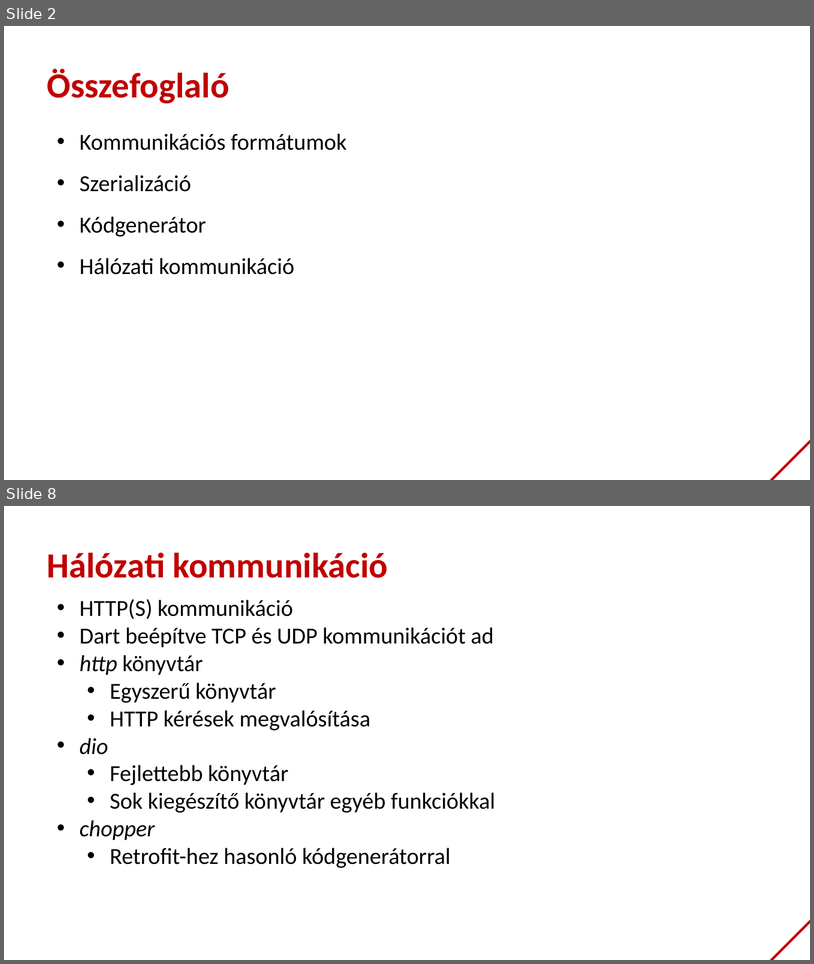
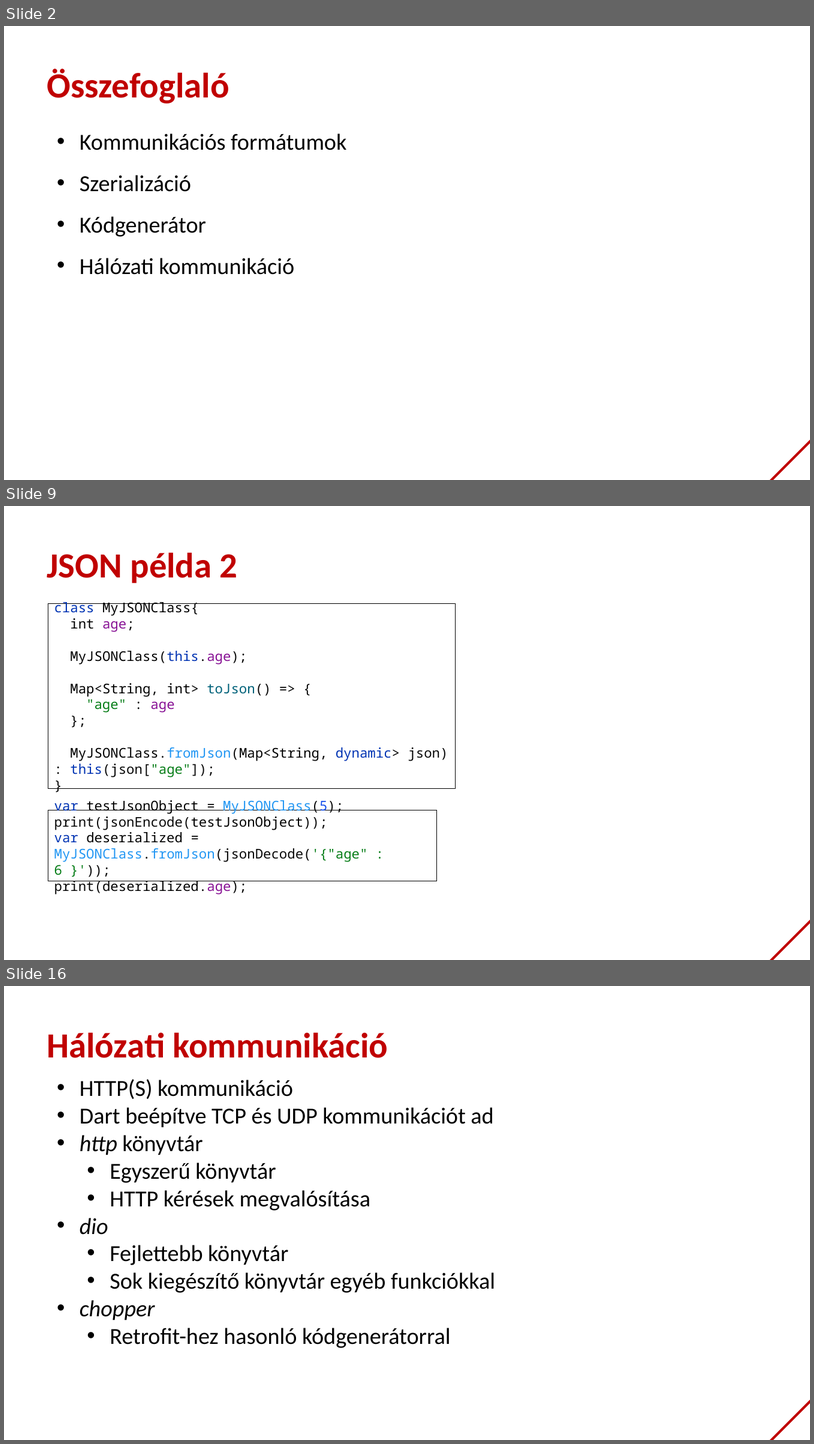
Before and after one commit to bmeaut/VIAUAV45, a slide deck: extras/lecture_08_2021.pptx. Shown one above the other, each under a label of ours: slides 2 and 8 before the commit, slides 2, 9 and 16 after it; the slides between them are not shown. The pictures are 814x964 and 814x1444 pixels, drawn with LibreOffice and Linux fonts; fonts in the diff are those of the drawing; background and template pictures are left out. Boxes give left, top, right and bottom in pixels: in the first picture for what was removed or moved away, otherwise in the second. Text is boxed around its words. In the diff, an @@ line names an element or a change of style, - is before the commit and + after.

```diff
--- a/extras/lecture_08_2021.pptx
+++ b/extras/lecture_08_2021.pptx
@@ slide 9 added at <box>4,506,810,960</box>, background #FFFFFF; not listed: 1 template element that a slide beside it also shows @@
@@ text added at <box>47,552,238,583</box>, 42 pt, text #C00000, bold @@
+JSON példa 2
@@ rectangle added at <box>48,603,456,789</box>, fill #FFFFFF, outline #000000 0.75 pt, 16 pt, text #000000 @@
+class MyJSONClass{
+int age;
+MyJSONClass(this.age);
+Map<String, int> toJson() => {
+"age" : age
+};
+MyJSONClass.fromJson(Map<String, dynamic> json) : this(json["age"]);
+}
@@ rectangle added at <box>48,810,437,881</box>, fill #FFFFFF, outline #000000 0.75 pt, 16 pt, text #000000 @@
+var testJsonObject = MyJSONClass(5);
+print(jsonEncode(testJsonObject));
+var deserialized = MyJSONClass.fromJson(jsonDecode('{"age" : 6 }'));
+print(deserialized.age);
@@ what was slide 8 is now slide 16 @@
```
Also in this commit, not shown: 4 slides changed, 8 other slides added, 1 slide removed.
